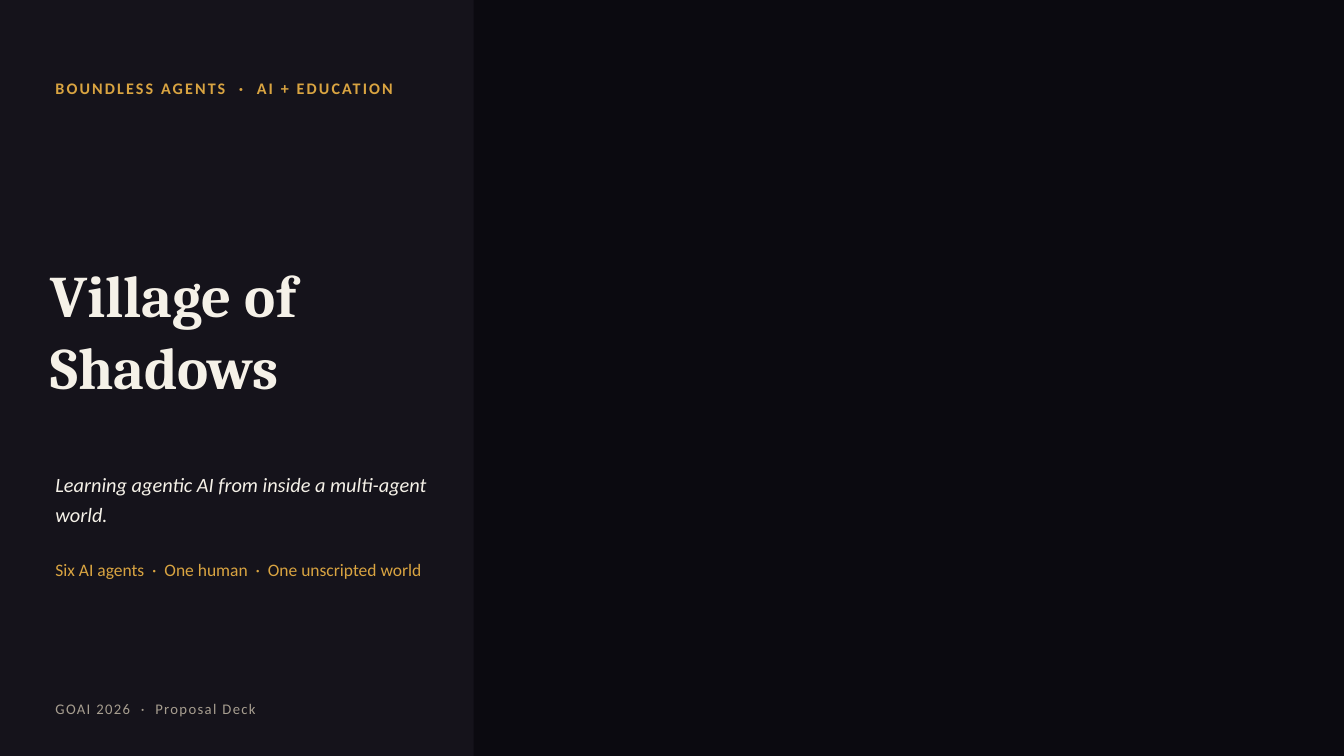
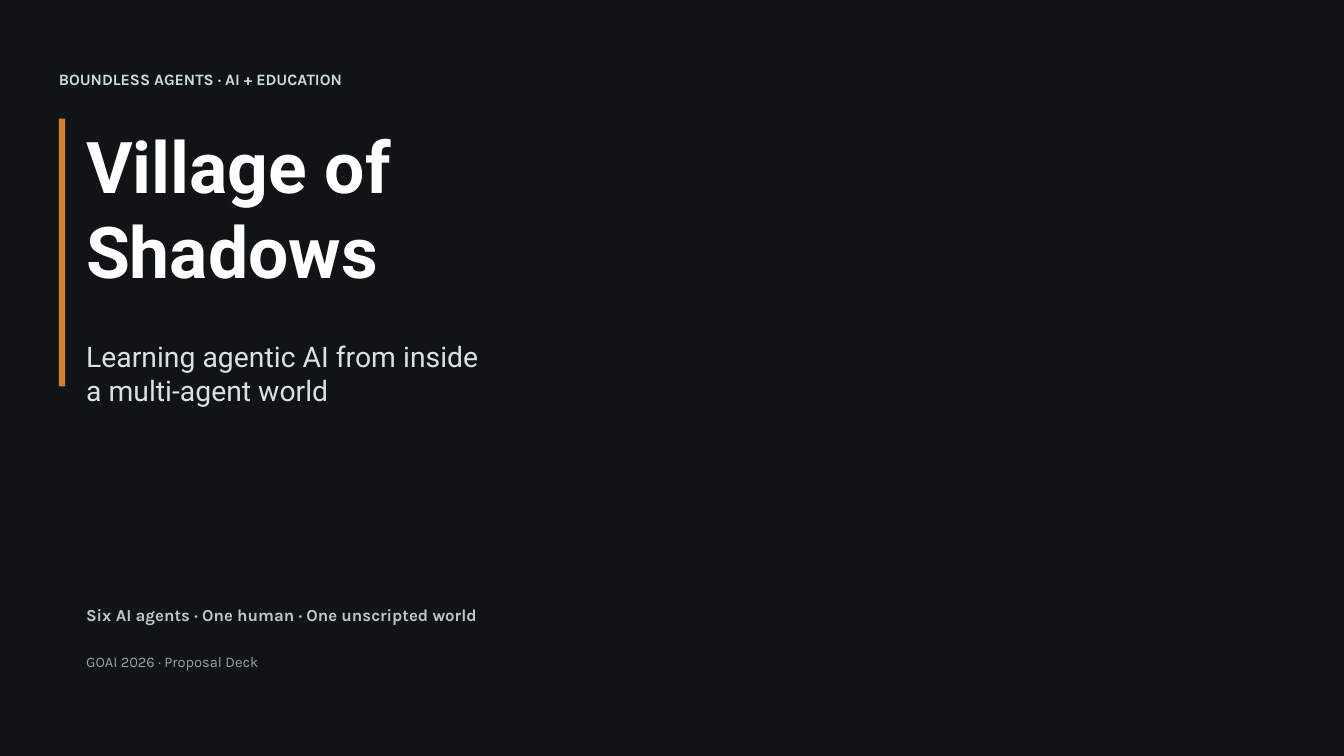
Before and after one commit to mk-tdev/village-of-shadows, a slide deck: slide 1 of submission/goai-2026/village-of-shadows-goai-proposal-deck.pptx. Drawn at 1344x756 pixels with LibreOffice and Linux fonts; fonts in the diff are those of the drawing; background and template pictures are left out. Boxes give left, top, right and bottom in pixels: in the first picture for what was removed or moved away, otherwise in the second. Text is boxed around its words. In the diff, an @@ line names an element or a change of style, - is before the commit and + after.

```diff
--- a/submission/goai-2026/village-of-shadows-goai-proposal-deck.pptx
+++ b/submission/goai-2026/village-of-shadows-goai-proposal-deck.pptx
@@ text "BOUNDLESS AGENTS · AI + ..." at bbox=[59, 74, 342, 85]: size 11.5 to 11.2 pt, font Calibri to Karla, text colour #D9A441 to #CBD9E2, letter spacing 1.5 to 0 pt; vertical alignment middle to top @@
@@ rectangle: place and size @@
-rectangle at bbox=[0, 0, 474, 756]
+rectangle at bbox=[58, 119, 65, 387]
@@ rectangle at bbox=[58, 119, 65, 387]: fill #15131B to #D08132 @@
@@ text "Village of": place and size @@
-text "Village of" at bbox=[50, 275, 296, 390]
+text "Village of" at bbox=[86, 138, 391, 279]
@@ text "Village of" at bbox=[86, 138, 391, 279]: size 42 to 51 pt, font Cambria to Roboto, text colour #F5F1E8 to #FFFFFF; line spacing 1.02 to 1 @@
@@ text at bbox=[86, 345, 478, 407]: text changed; size 14.5 to 20.2 pt; font Calibri to Roboto; text colour #F5F1E8 to #D8E1E6; italic off @@
-Learning agentic AI from inside a multi-agent world.
+Learning agentic AI from inside
+a multi-agent world
@@ text "Learning agentic AI from inside" at bbox=[86, 345, 478, 407]: vertical alignment middle to top @@
@@ text "Six AI agents · One ...": place and size @@
-text "Six AI agents · One ..." at bbox=[55, 564, 422, 579]
+text "Six AI agents · One ..." at bbox=[86, 609, 477, 625]
@@ text "Six AI agents · One ..." at bbox=[86, 609, 477, 625]: size 12.5 to 12 pt, font Calibri to Karla, text colour #D9A441 to #BBC7CE, bold on; vertical alignment middle to top @@
@@ text "GOAI 2026 · Proposal Deck": place and size @@
-text "GOAI 2026 · Proposal Deck" at bbox=[55, 704, 255, 716]
+text "GOAI 2026 · Proposal Deck" at bbox=[86, 657, 258, 671]
@@ text "GOAI 2026 · Proposal Deck" at bbox=[86, 657, 258, 671]: font Calibri to Karla, text colour #A79E90 to #91A2AD, letter spacing 1 to 0 pt; vertical alignment middle to top @@
```
Also in this commit, not shown: 10 other slides changed, 2 slides added, 2 slides removed, 13 other files.
